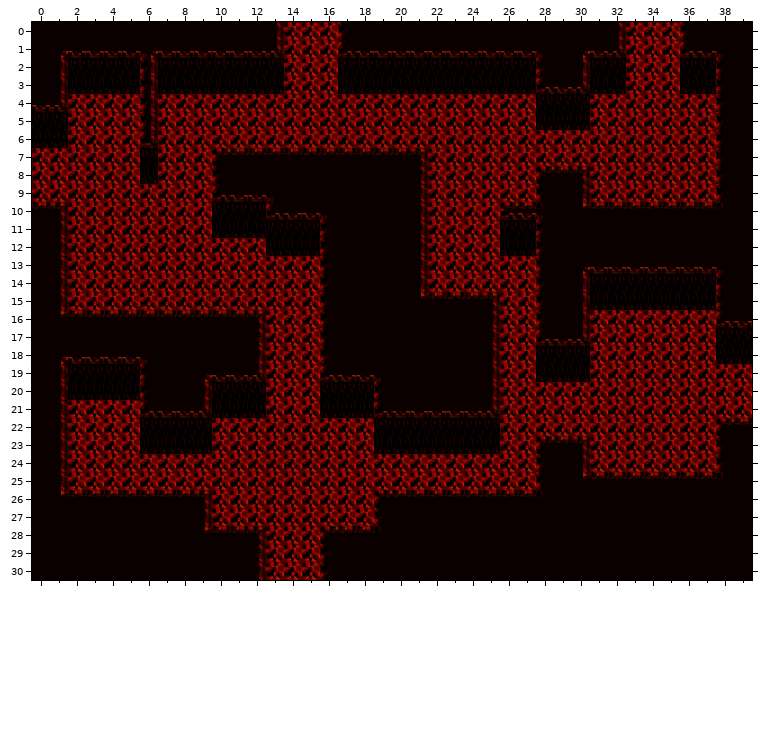
One commit to this Tiled map (JSON): public/map/stomach1.json. The picture above was drawn from the file before the commit.
Cells are 32x32 px. Shown: x 0..39, y 0..30.
The same view after the edit:
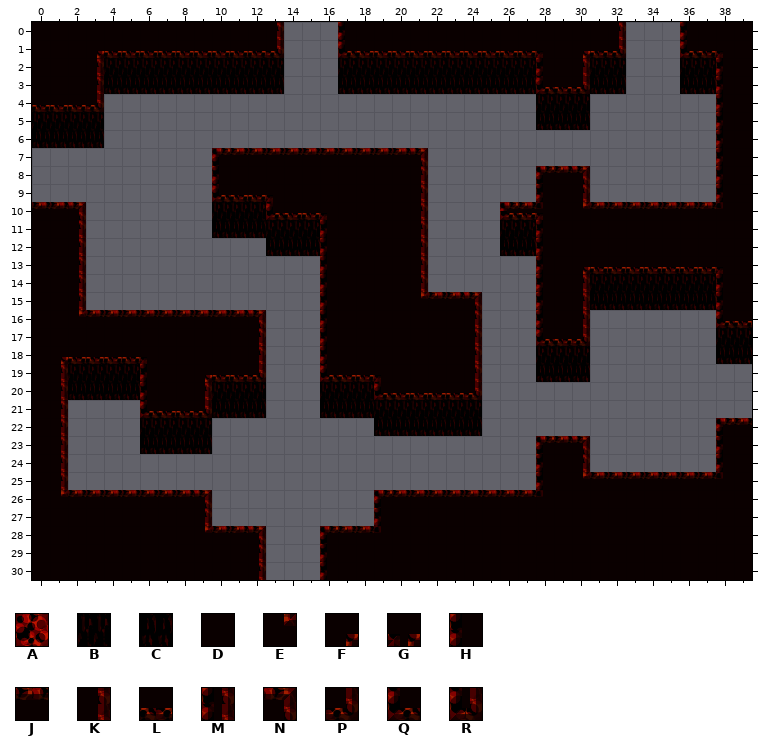
Key: from "stomach": A 1, B 9, C 17; from "stomach_ceil": D 0, E 2, F 4, G 12, H 16, J 20, K 24, L 28, M 32, N 36, P 38, Q 40, R 44.
_ is an empty cell, # one hidden under a higher layer, . an unchanged one.
Edits made:
--- layer "layer1" (now hidden)
@@ x 0..39 @@
- 0 ..............AAA................AAA....
- 1 ..............AAA................AAA....
- 2 ..............AAA................AAA....
- 3 ..............AAA................AAA....
- 4 ..AAAA#AAAAAAAAAAAAAAAAAAAAA...AAAAAAA..
- 5 ..AAAA#AAAAAAAAAAAAAAAAAAAAA...AAAAAAA..
- 6 ..AAAA#AAAAAAAAAAAAAAAAAAAAAAAAAAAAAAA..
- 7 AAAAAA#AAA............AAAAAAAAAAAAAAAA..
- 8 AAAAAA#AAA............AAAAAA...AAAAAAA..
- 9 AAAAAAAAAA............AAAAAA...AAAAAAA..
-10 ..AAAAAAAA............AAAA..............
-11 ..AAAAAAAA............AAAA..............
-12 ..AAAAAAAAAAA.........AAAA..............
-13 ..AAAAAAAAAAAAAA......AAAAAA............
-14 ..AAAAAAAAAAAAAA......AAAAAA............
-15 ..AAAAAAAAAAAAAA.........#AA............
-16 .............AAA.........#AA...AAAAAAA..
-17 .............AAA.........#AA...AAAAAAA..
-18 .............AAA.........#AA...AAAAAAA..
-19 .............AAA.........#AA...AAAAAAAAA
-20 .............AAA.........#AAAAAAAAAAAAAA
-21 ..AAAA.......AAA.........#AAAAAAAAAAAAAA
-22 ..AAAA....AAAAAAAAA......#AAAAAAAAAAAA..
-23 ..AAAA....AAAAAAAAA#######AA...AAAAAAA..
-24 ..AAAAAAAAAAAAAAAAAAAAAAAAAA...AAAAAAA..
-25 ..AAAAAAAAAAAAAAAAAAAAAAAAAA............
-26 ..........AAAAAAAAA.....................
-27 ..........AAAAAAAAA.....................
-28 .............AAA........................
-29 .............AAA........................
-30 .............AAA........................
+ 0 ..............___................___....
+ 1 ..............___................___....
+ 2 ..............___................___....
+ 3 ..............___................___....
+ 4 ..__________________________..._______..
+ 5 ..__________________________..._______..
+ 6 ..____________________________________..
+ 7 __________............________________..
+ 8 __________............______..._______..
+ 9 __________............______..._______..
+10 ..________............____..............
+11 ..________............____..............
+12 ..___________.........____..............
+13 ..______________......______............
+14 ..______________......______............
+15 ..______________.........___............
+16 .............___.........___..._______..
+17 .............___.........___..._______..
+18 .............___.........___..._______..
+19 .............___.........___..._________
+20 .............___........._______________
+21 ..____.......___........._______________
+22 ..____...._________......_____________..
+23 ..____....__________________..._______..
+24 ..__________________________..._______..
+25 ..__________________________............
+26 .........._________.....................
+27 .........._________.....................
+28 .............___........................
+29 .............___........................
+30 .............___........................
--- layer "objects"
@@ x 2..6 @@
- 2 BB.._
- 3 CC.._
+ 2 __..B
+ 3 __..C
@@ x 2..6 @@
- 5 __...
- 6 __...
- 7 ....B
- 8 ....C
+ 5 BB...
+ 6 CC...
+ 7 ...._
+ 8 ...._
@@ x 19..25 @@
-21 ______.
-22 BBBBBBB
-23 CCCCCCC
+21 BBBBBB.
+22 CCCCCC_
+23 _______
--- layer "stomach_ceil"
@@ x 1..6 @@
- 1 FLL..G
- 2 K__..M
- 3 K__..M
- 4 P__..M
- 5 .....M
- 6 .....R
+ 1 DDF..L
+ 2 DDK.._
+ 3 DDK.._
+ 4 LLP.._
+ 5 ....._
+ 6 ....._
@@ x 1..25 @@
-10 N_.......................
-11 K_.......................
-12 K_.......................
-13 K_.......................
-14 K_.......................
-15 K_.....................JN
-16 EJ.....................DK
-17 .......................DK
-18 .......................DK
-19 .......................DK
-20 ..................HDDDDDK
-21 ..................QLLLLLP
+10 JN.......................
+11 DK.......................
+12 DK.......................
+13 DK.......................
+14 DK.......................
+15 DK.....................N_
+16 DE.....................K_
+17 .......................K_
+18 .......................K_
+19 .......................K_
+20 ..................QLLLLP_
+21 .................._______
